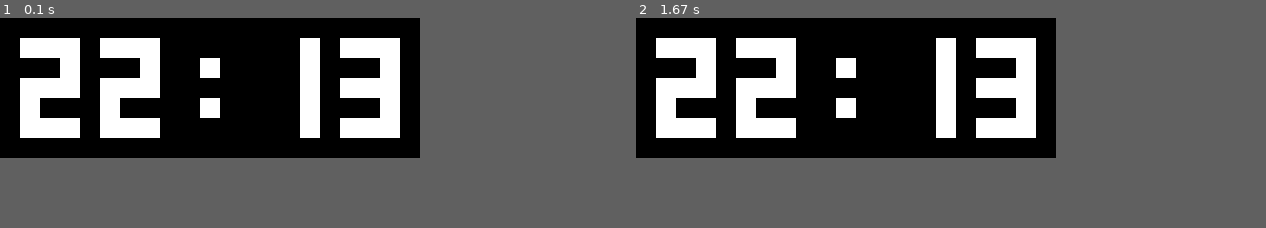
Above: before the commit, frames 1-2 (left to right).
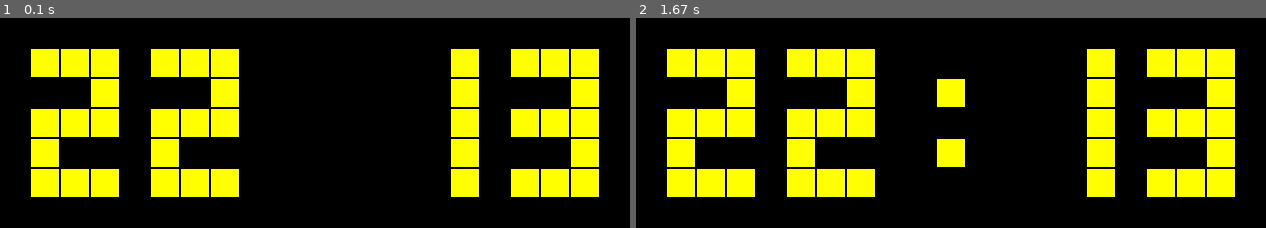
Above: after the commit, the same moments.

Repository: KlimentFis/Pygame_clock
Game: pygame game, started from clock.py
Two runs of this game, one before a commit and one after it. Both use one fixed random seed, a clock stepped at 60 frames per second and the inputs below.
Inputs:
- Up to frame 1 (0.1 s): no input
- Up to frame 2 (1.67 s): no input
In our replay, the window is 420x140 before the commit and 630x210 after it. These sizes can differ from the game's own. Grey fills any space a smaller window leaves; there, only what the larger window draws over its background counts as a difference.

The runs differ from the first frame. In frame 1, 32% of the frame differs, in the area x 3-96%, y 9-86%; in frame 2, 32%.

Commit message:
Bug fix and adds new function with Setings

Diff:
--- a/clock.py
+++ b/clock.py
@@ -1,20 +1,27 @@
 import pygame
 from datetime import datetime
+from time import sleep
 
 
 pygame.init()
-size = 20
+
+# Setings/Настройки
+size = 30
+bg_color = (0, 0, 0)
+# color = (43, 255, 10)
 # color = (255, 0, 0) #Red
 # color = (0, 255, 0) #Green
 # color = (0, 0, 255) #Blue
-color = (255, 255, 255) #White
+# color = (255, 255, 255) #White
 # color = (0, 255, 255) #Aqua
-# color = (255, 255, 0) #Yellow
+color = (255, 255, 0) #Yellow
 # color = (66, 170, 255) #WhiteBlue
+
+# Create display on setings template/ Создание дисплея на основе настроек
 width = (3 * 5 + 6) * size
 height = 7 * size
+display = pygame.display.set_mode((width, height))
 
-display = pygame.display.set_mode((width, height))
 
 char = {
 	'0' : [(0,0), (0,1), (0,2), (0,3), (0,4), (1,0), (1,4), (2,0), (2,1), (2,2), (2,3), (2,4)],
@@ -31,7 +38,7 @@
 }
 
 def draw(x, y, i, color):
-	pygame.draw.rect(display, color, (x * size + (size * 1) + i * size * 4, y * size + (size * 1), size, size))
+	pygame.draw.rect(display, color, (x * size + (size * 1) + i * size * 4 + 1, y * size + (size * 1) + 1, size-2, size-2))
 
 
 
@@ -39,17 +46,28 @@
 while not Game_over:
 	time = datetime.now().strftime("%H:%M")
 
+	# Fill background/ Заливка фона
 	for i in range(width):
 		for j in range(height):
-			draw(i, j, 0, (0, 0, 0))
+			draw(i - 1, j - 1, 0, bg_color)
 
+	# draw number/ Рисование чисел
 	for i in range(5):
 		for x in range(width):
 			for y in range(height):
 				if (x, y) in char[time[i:i+1]]:
 					draw(x, y, i, color)
 
+	# Update display/ Обновление дисплея
 	pygame.display.update()
+
+	# Tick effect/ Эффект тиканья
+	draw(9, 1, 0, bg_color)
+	draw(9, 3, 0, bg_color)
+	sleep(0.5)
+
+	pygame.display.update()
+
 
 	for event in pygame.event.get():
 		if event.type == pygame.QUIT:
